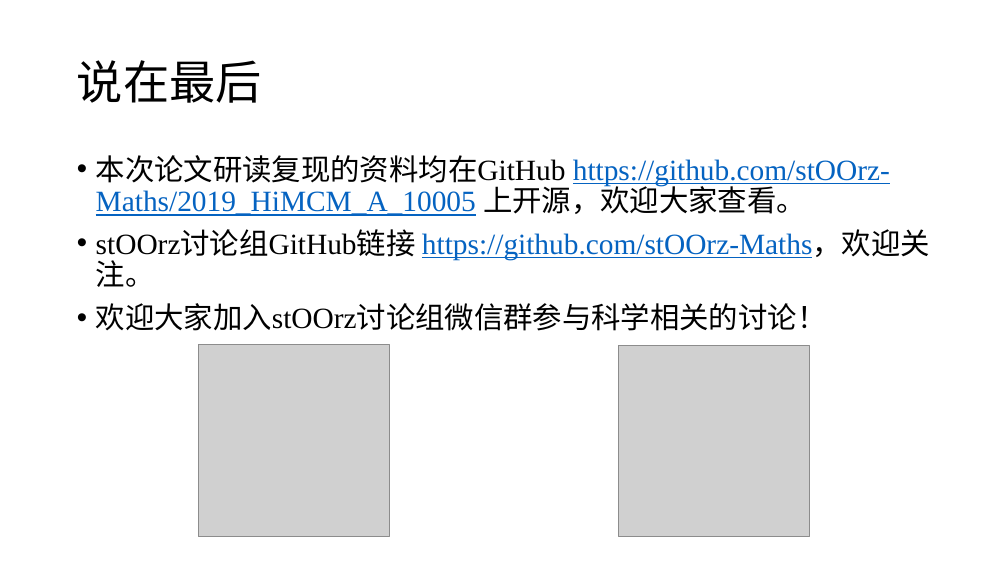
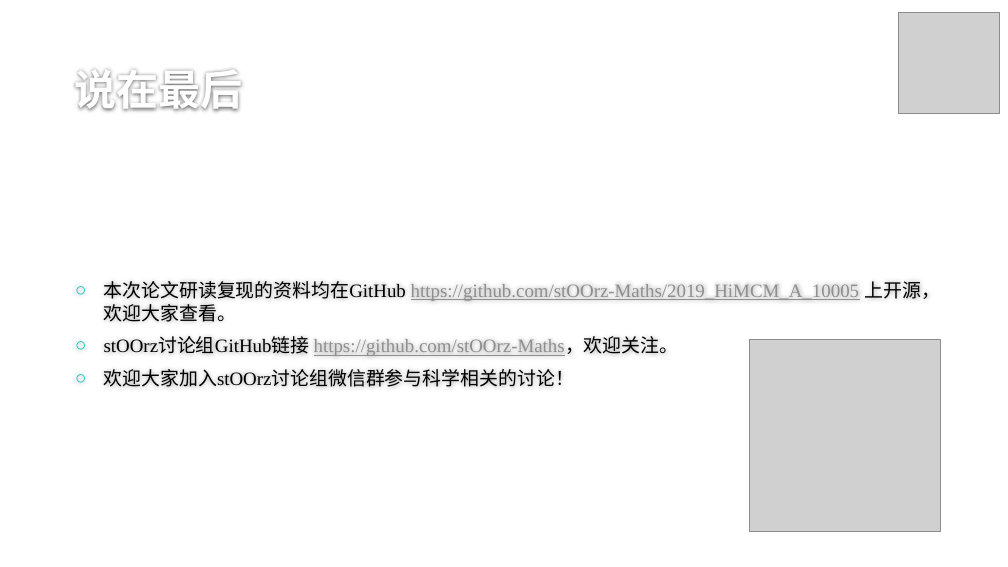
Before and after one commit to stOOrz-Science-Mind/2019_HiMCM_A_10005, a slide deck: slide 44 of 10005.pptx (slide 43 before the commit). Drawn at 1008x567 pixels with LibreOffice and Linux fonts; fonts in the diff are those of the drawing; grey boxes stand for pictures; background and template pictures are left out. Boxes give left, top, right and bottom in pixels: in the first picture for what was removed or moved away, otherwise in the second. Text is boxed around its words. In the diff, an @@ line names an element or a change of style, - is before the commit and + after.

```diff
--- a/10005.pptx
+++ b/10005.pptx
@@ picture resized from (x1=619, y1=346, x2=810, y2=537) to (x1=899, y1=13, x2=1000, y2=113) @@
@@ title "说在最后" moved from (x1=77, y1=60, x2=262, y2=103) to (x1=75, y1=69, x2=243, y2=111) @@
@@ title "说在最后" at (x1=75, y1=69, x2=243, y2=111): size 44 to 40 pt, text colour #000000 to #FEFEFE, bold on; line spacing 0.9 to 1; vertical alignment middle to bottom @@
@@ text "本次论文研读复现的资料均在GitHub https://github.com/stOOrz-Maths/2019_HiM ..." moved from (x1=96, y1=155, x2=930, y2=331) to (x1=104, y1=281, x2=940, y2=387) @@
@@ text "本次论文研读复现的资料均在GitHub https://github.com/stOOrz-Maths/2019_HiM ..." at (x1=104, y1=281, x2=940, y2=387): size 28 to 18 pt; text colour #0563C1 to #8F8F8F in "https://github.com/stOOrz-Maths/2019_HiMCM_A_10005", "https://github.com/stOOrz-Maths，欢迎关注。"; bullet • to ○; line spacing 0.9 to 1; vertical alignment top to middle @@
@@ picture moved from (x1=198, y1=344, x2=389, y2=537) to (x1=749, y1=340, x2=941, y2=532) @@
```
Also in this commit, not shown: 43 other slides changed, 1 slide added.
